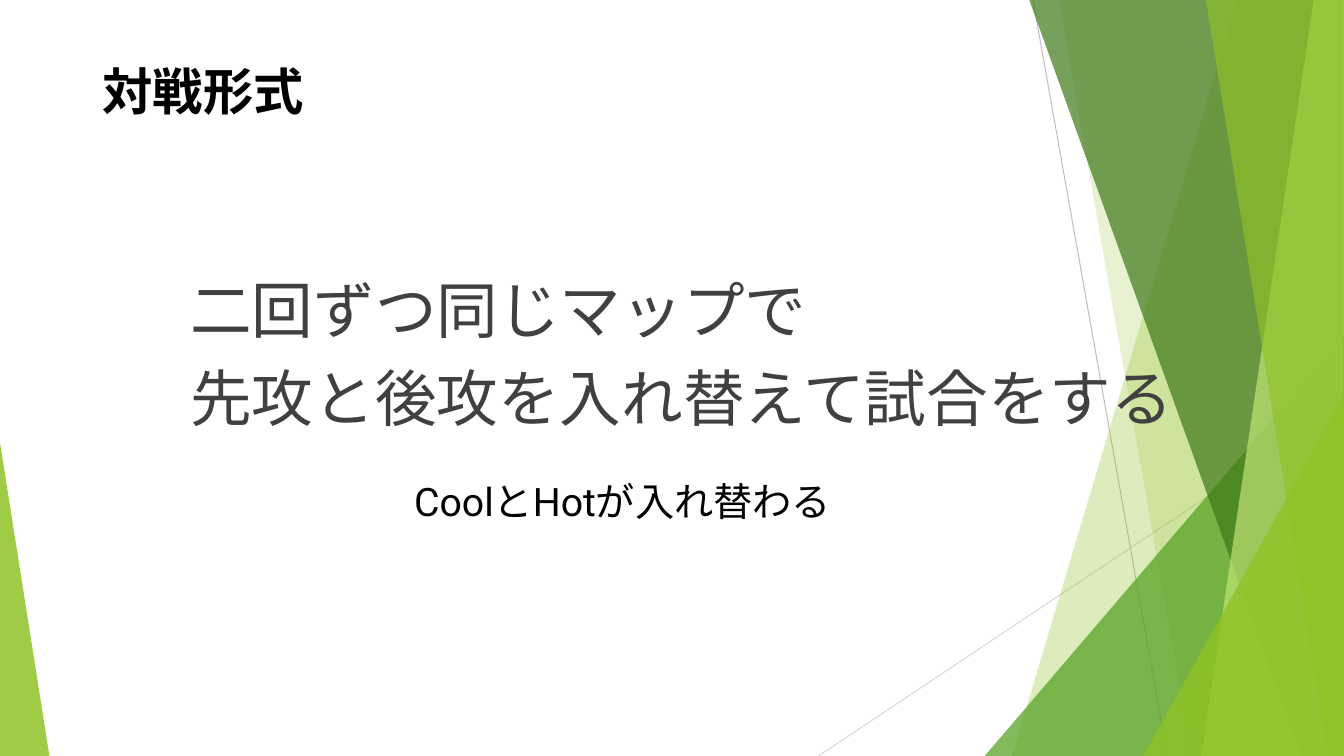
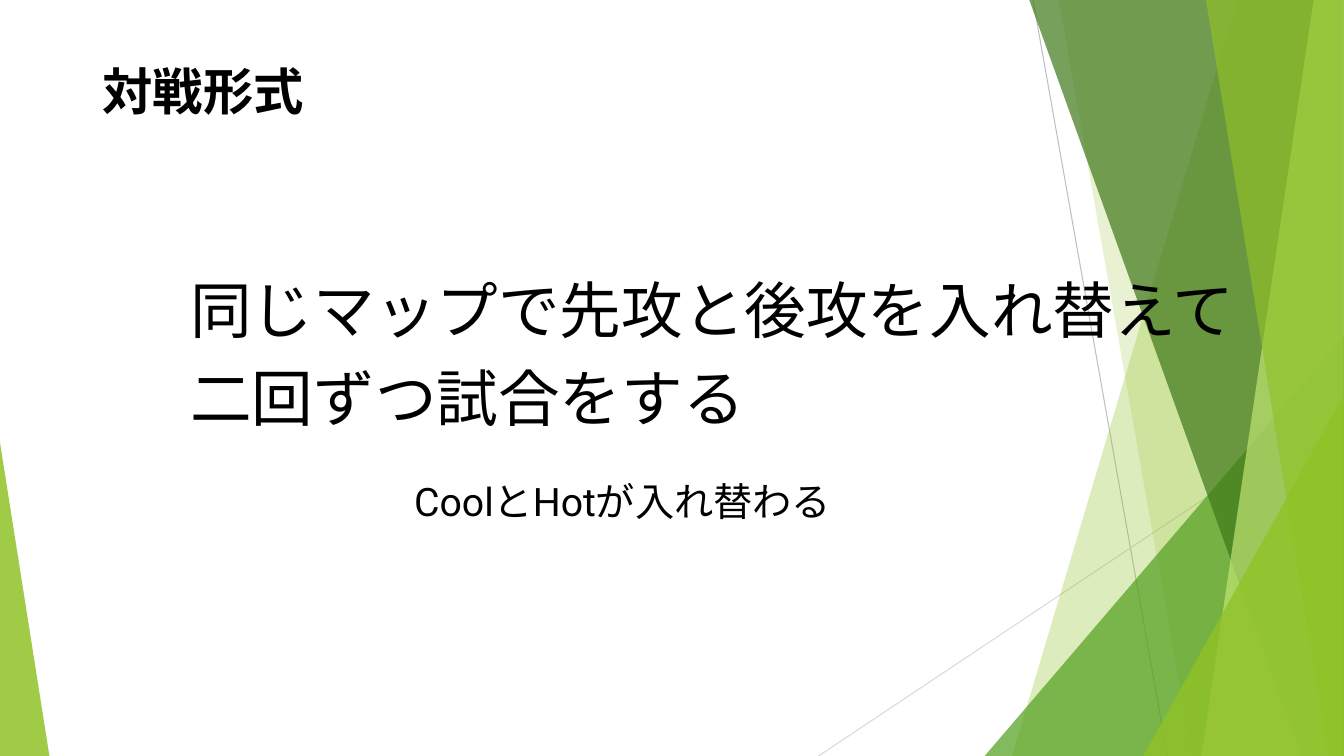
Before and after one commit to noko1024/ChaserDoc, a slide deck: slide 16 of New_U-16.pptx. Drawn at 1344x756 pixels with LibreOffice and Linux fonts; fonts in the diff are those of the drawing. Boxes give left, top, right and bottom in pixels: in the first picture for what was removed or moved away, otherwise in the second. Text is boxed around its words. In the diff, an @@ line names an element or a change of style, - is before the commit and + after.

```diff
--- a/New_U-16.pptx
+++ b/New_U-16.pptx
@@ text at bbox=[190, 270, 1234, 426]: text changed; text colour #404040 to #000000 @@
-二回ずつ同じマップで
-先攻と後攻を入れ替えて試合をする
+同じマップで先攻と後攻を入れ替えて
+二回ずつ試合をする
```
Also in this commit, not shown: 11 other slides changed.
